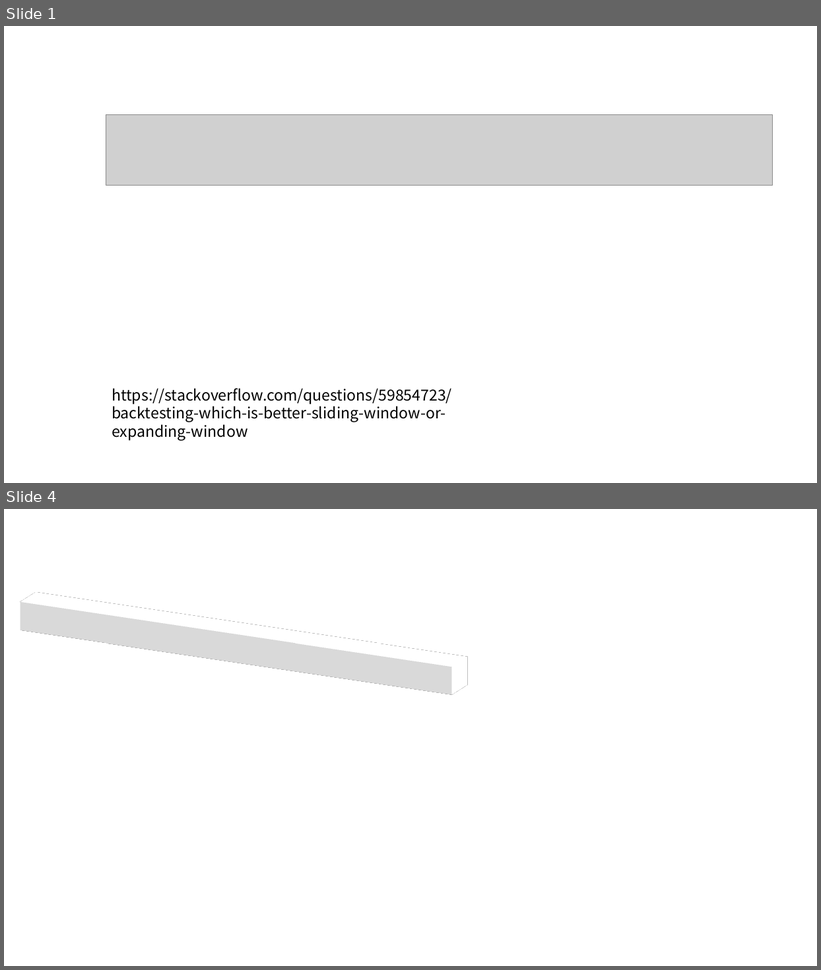
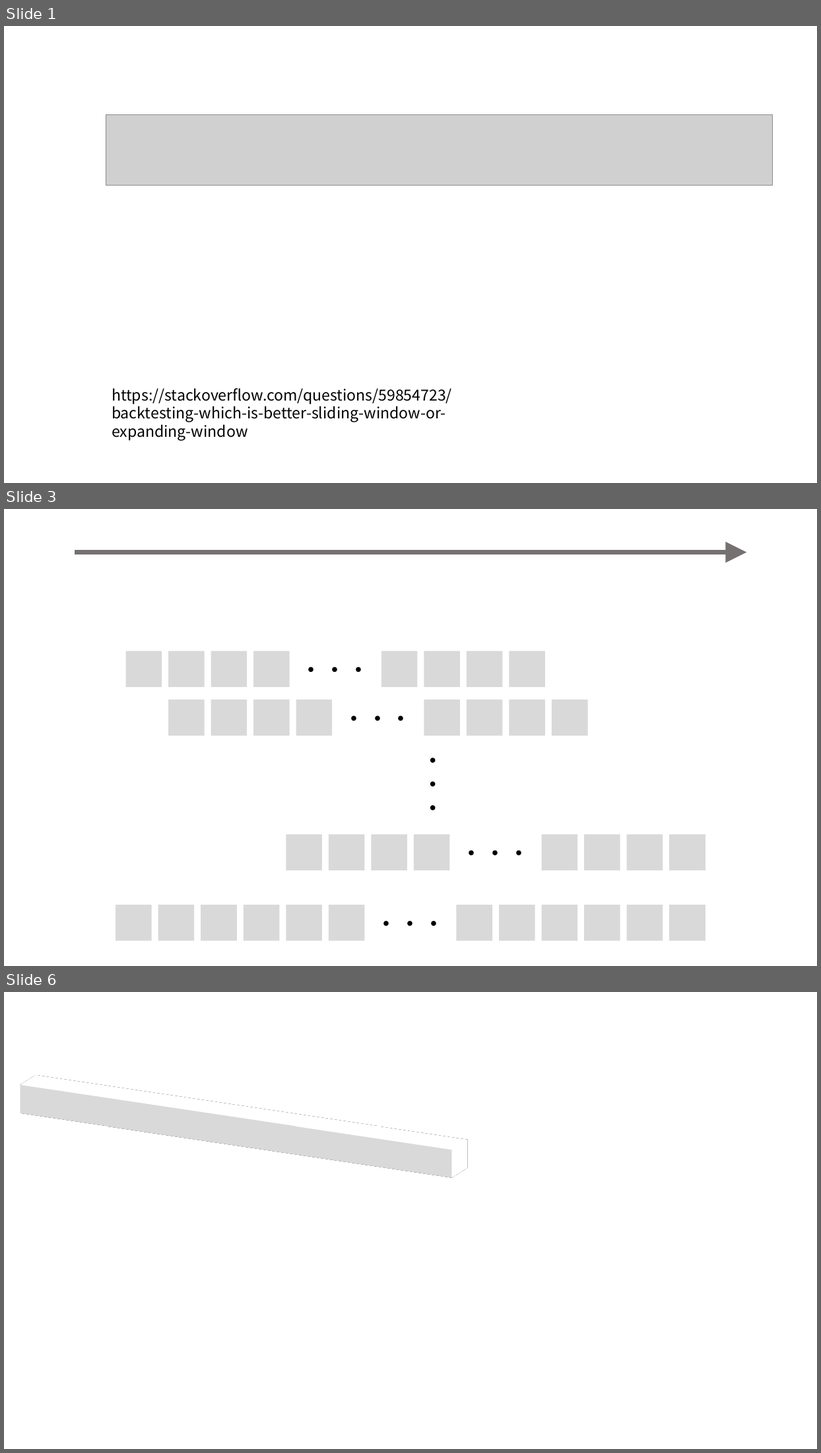
Before and after one commit to hessihan/eps_foracasting, a slide deck: paper/tex/img/ppt_img.pptx. Shown one above the other, each under a label of ours: slides 1 and 4 before the commit, slides 1, 3 and 6 after it; the slides between them are not shown. The pictures are 821x970 and 821x1453 pixels, drawn with LibreOffice and Linux fonts; fonts in the diff are those of the drawing; grey boxes stand for pictures. Boxes give left, top, right and bottom in pixels: in the first picture for what was removed or moved away, otherwise in the second. Text is boxed around its words. In the diff, an @@ line names an element or a change of style, - is before the commit and + after.

```diff
--- a/paper/tex/img/ppt_img.pptx
+++ b/paper/tex/img/ppt_img.pptx
@@ slide 3 added at (4,509,817,966), background #FFFFFF @@
@@ arrow added from (74, 553) to (747, 553), #767171 5 pt @@
@@ text added at (300,667,371,672), 28 pt, text #000000 @@
+・・・
@@ group added at (126,651,545,687): 8 rectangles @@
@@ group added at (169,700,587,736): 8 rectangles @@
@@ text added at (342,716,413,721), 28 pt, text #000000 @@
+・・・
@@ text added at (417,758,451,811), 28 pt, text #000000 @@
+・・・
@@ group added at (286,835,706,871): 8 rectangles @@
@@ text added at (459,850,531,855), 28 pt, text #000000 @@
+・・・
@@ text added at (374,921,446,926), 28 pt, text #000000 @@
+・・・
@@ group added at (116,906,706,941): 12 rectangles @@
@@ what was slide 4 is now slide 6 @@
```
Also in this commit, not shown: 2 slides changed, 7 other slides added, 16 other files.
